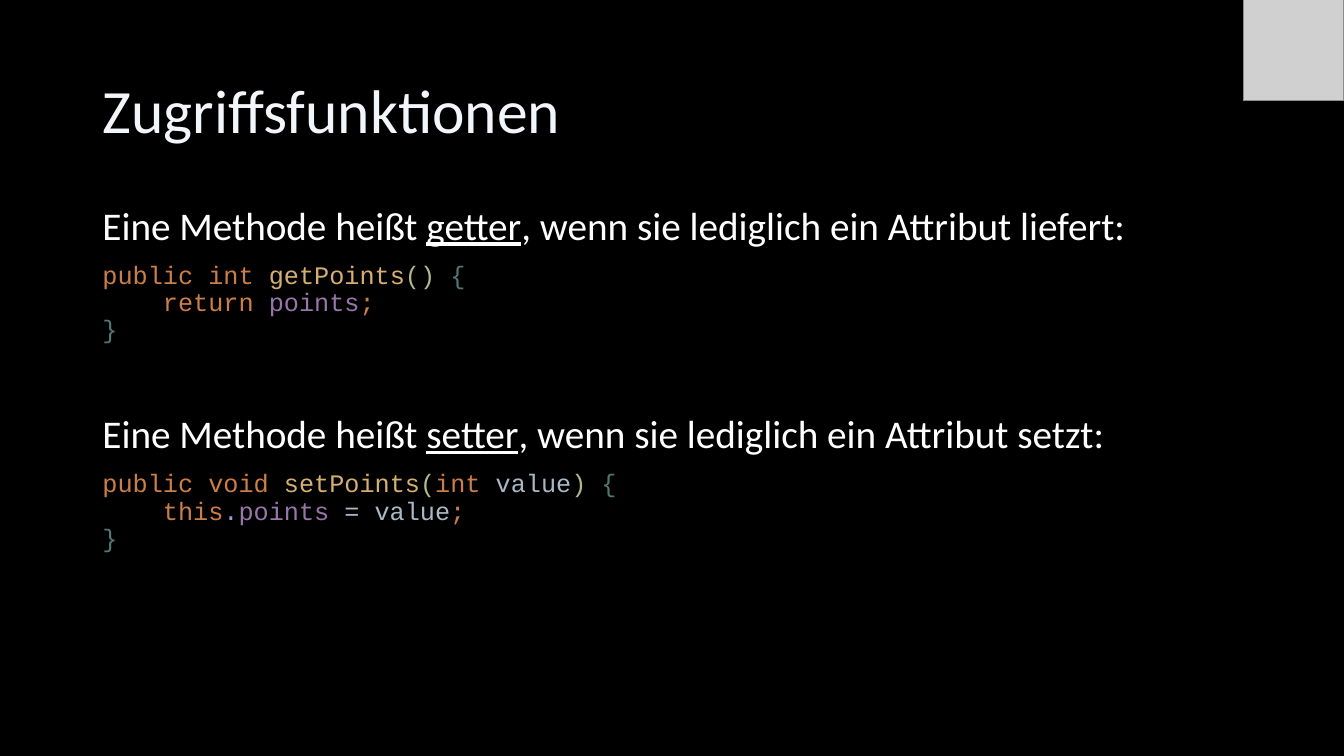
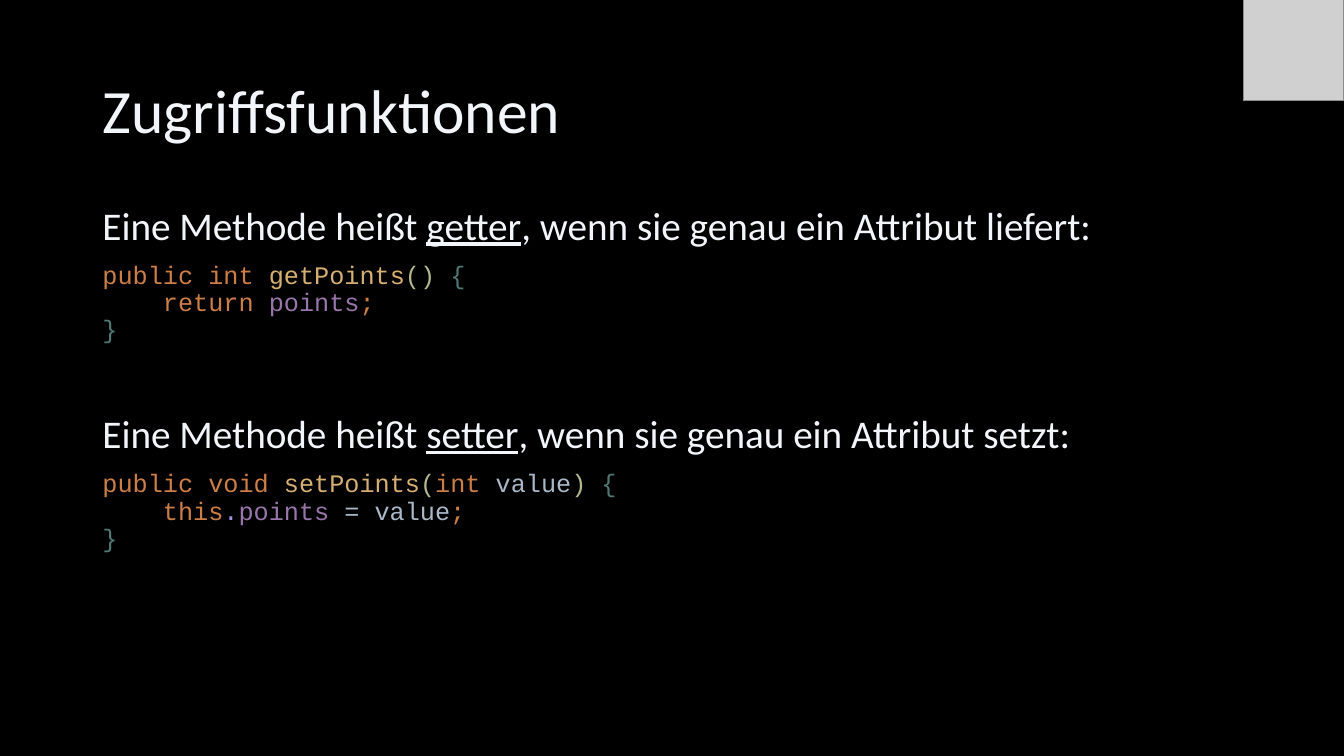
Before and after one commit to Cactusroot/Java, a slide deck: slide 68 of src/Java.pptx (slide 63 before the commit). Drawn at 1344x756 pixels with LibreOffice and Linux fonts; fonts in the diff are those of the drawing; grey boxes stand for pictures. Boxes give left, top, right and bottom in pixels: in the first picture for what was removed or moved away, otherwise in the second. Text is boxed around its words. In the diff, an @@ line names an element or a change of style, - is before the commit and + after.

```diff
--- a/src/Java.pptx
+++ b/src/Java.pptx
@@ text at (102, 212, 1091, 247): text changed; text colour #FFFFFF to #F2F5FA @@
-Eine Methode heißt getter, wenn sie lediglich ein Attribut liefert:
+Eine Methode heißt getter, wenn sie genau ein Attribut liefert:
@@ text at (102, 420, 1070, 455): text changed; text colour #FFFFFF to #F2F5FA @@
-Eine Methode heißt setter, wenn sie lediglich ein Attribut setzt:
+Eine Methode heißt setter, wenn sie genau ein Attribut setzt:
```
Also in this commit, not shown: 58 other slides changed, 9 slides added, 3 slides removed, 8 other files.
